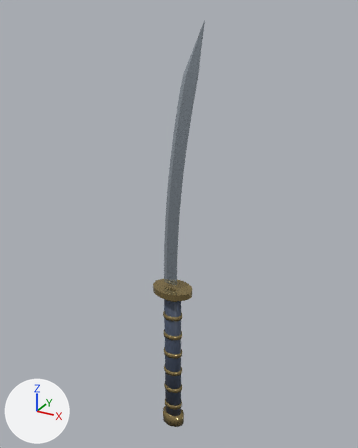
The FBX model assets-source/original-models/eastern-weapons/wakizashi.fbx as it was, and as the next commit left it.
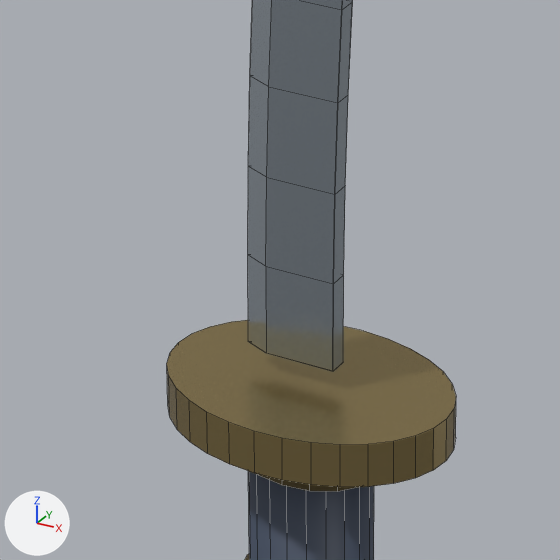
Old and new are each drawn whole from a 50 mm camera at (0.392, -0.688, 0.579) aimed at (0.001, 0.022, 0.224) and again close up on the part from 36% to 58% of the width and 52% to 69% of the height. Every picture has the same lights, and +X, +Y and +Z are marked at lower left. The older version's two pictures come first. The close-ups show mesh edges as thin lines. Where no turn or scale is listed for an object, it has been applied to the vertices.

In view in the first close-up: 'WakizashiBlade', 'WakizashiGuard', 'WakizashiHandle' and 1 more.
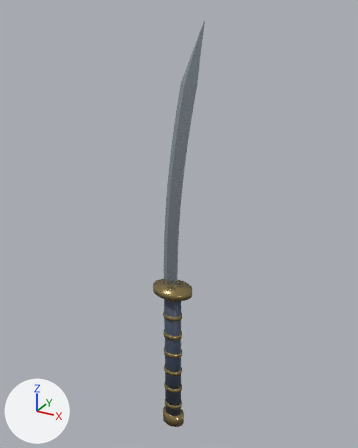
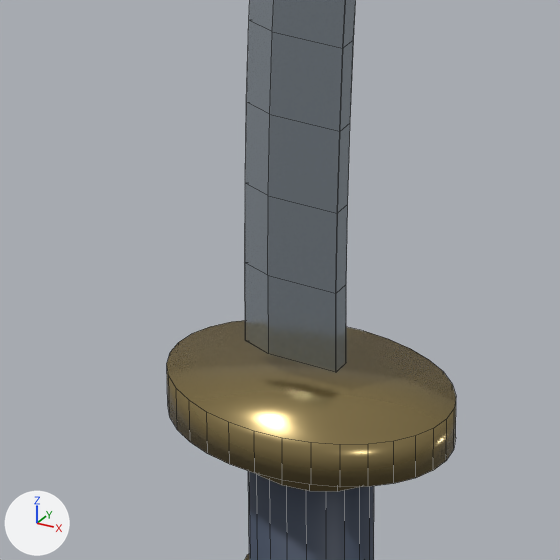
Scene script edits in JSON lines:
```json
{"block": "me_wakizashiblademesh_001", "where": "# used by ob_wakizashiblade; location = (0.0, 0.0, 0.0)"}
{"op": "remove", "block": "me_wakizashiblademesh_001", "code": "me_wakizashiblademesh_001.from_pydata(...)  # 239 vertices, 230 faces; spans x -0.018..0.055, y -0.003..0.003, z 0.112..0.56"}
{"op": "add", "block": "me_wakizashiblademesh_001", "code": "me_wakizashiblademesh_001.from_pydata(...)  # 261 vertices, 252 faces; spans x -0.019..0.055, y -0.003..0.003, z 0.112..0.56"}
{"block": "me_wakizashiblademesh_001", "change": "me_wakizashiblademesh_001 part 2: 1 vertex moved within x -0.018, y 0.0, z 0.112; 221 vertices removed from x -0.018..0.052, y -0.003..0.003, z 0.112..0.535; 243 vertices added at x -0.019..0.052, y -0.003..0.003, z 0.112..0.538"}
{"block": "me_cylinder_009", "where": "me_cylinder_009.from_pydata(...)  # 64 vertices, 34 faces; spans x -0.0385..0.0385, y -0.0277..0.0277, z -0.006..0.006"}
{"block": "me_cylinder_009", "where": "# used by ob_wakizashiguard; location = (0.0, 0.0, 0.1)"}
{"block": "me_cylinder_009", "change": "me_cylinder_009 part 1: edges marked sharp go from 96 to 0"}
```

Boxes (x1, y1, x2, y2) around the edits, measured in the close-ups (560 x 560 px):
```json
{"object": "WakizashiBlade", "change": "reshaped", "before": [248, 0, 353, 371], "after": [245, 0, 356, 372]}
{"part": 1, "of": "me_cylinder_009", "change": "shading changed", "before": [167, 320, 456, 487], "after": [167, 320, 456, 487]}
```
